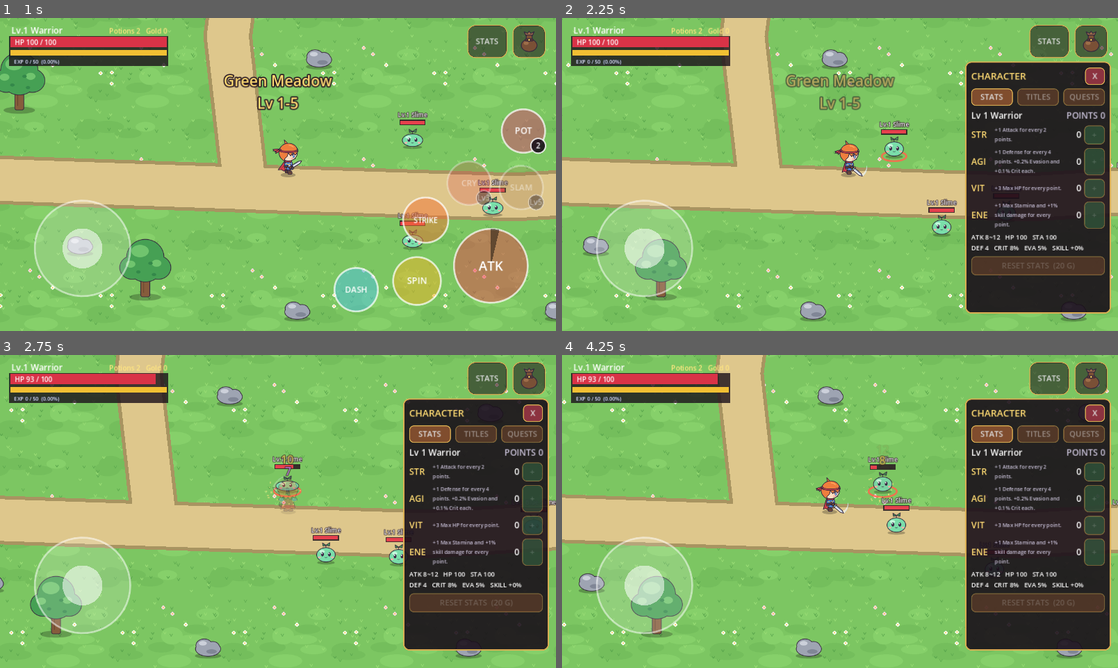
Above: before the commit, frames 1-4 (two rows, left to right).
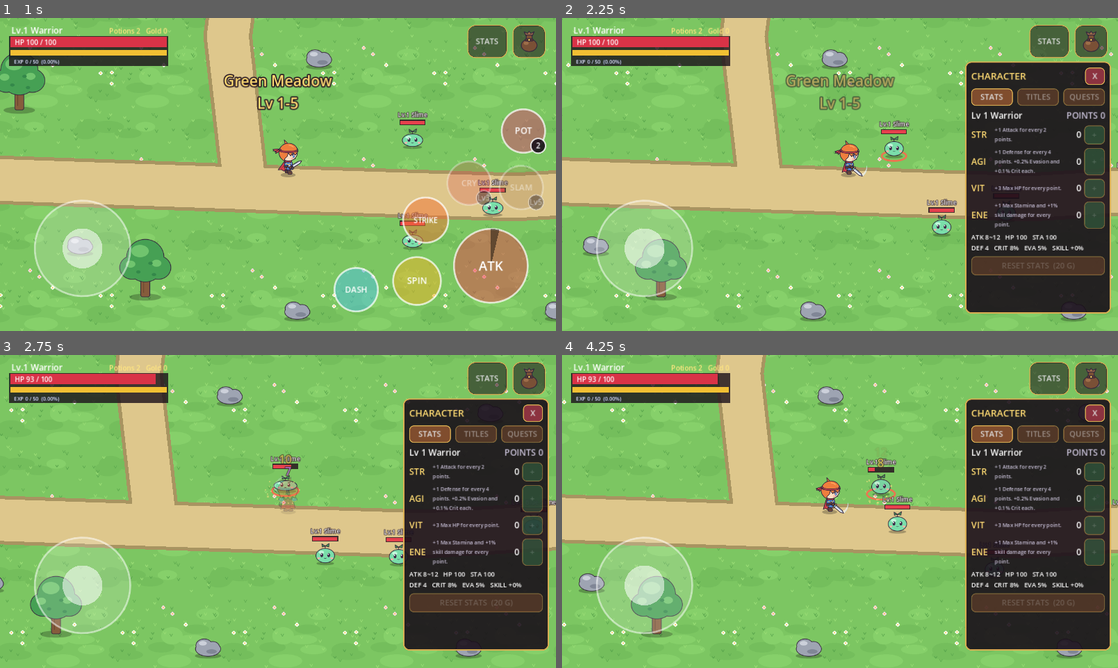
Above: after the commit, the same moments.

Repository: lepri17/fantasy-mmorpg
Game: Godot game, scene res://scenes/main.tscn
The game is run twice, just before and just after one commit, with the same random seed, the same clock (stepped at 60 frames per second) and the same inputs.
Inputs (mouse positions are in pixels of both pictures, inside the frame that each line leads up to):
- Up to frame 1 (1 s): move the mouse to (400, 158) at 0.52 s; hold D (move_right) from 0.53 s (still down); hold Space (attack) from 0.53 s (still down); click (400, 158) at 0.67 s
- Up to frame 2 (2.25 s): release D (move_right) at 1.25 s; release Space (attack) at 1.25 s; drag from (728, 190) to (812, 237) at 1.27 s; move the mouse to (895, 105) at 2.02 s; hold D (move_right) from 2.03 s (still down); hold Space (attack) from 2.03 s (still down); tap C (character) at 2.1 s
- Up to frame 3 (2.75 s): keep holding D (move_right); keep holding Space (attack)
- Up to frame 4 (4.25 s): release D (move_right) at 2.75 s; release Space (attack) at 2.75 s; drag from (812, 574) to (673, 464) at 2.77 s; move the mouse to (1006, 558) at 3.52 s; hold A (move_left) from 3.53 s (still down); hold Space (attack) from 3.53 s (still down); tap T (talk) at 3.6 s

Frame 1 is identical in both runs. In frame 2, 0.1% of the frame differs, in the area x 57-63%, y 32-46%; in frame 3, 0.6%; in frame 4, 0.8%, in the area x 53-64%, y 32-58%.

Commit message:
Stage 6C1: Spore Shroom (ranged), projectiles, monster pathfinding
- C7: the Spore Shroom keeps its distance and shoots spores that fly in a
  straight line. They stop at trees and rocks, defense and evasion count,
  and half of them poison (poison finally has a source). Three grow in
  Mossy Woods. New art: cap, stem face, puffing attack, a spore cloud when
  it dies.
- Q1: every map with monsters bakes a navigation mesh around its trees
  and rocks, and monsters steer along it with a NavigationAgent2D (going
  straight while no path is ready).
- Monster art can come from monsters.json ("frames"); the SpriteFrames
  writer in the generator is shared by slime and shroom.

Co-Authored-By: Claude Opus 5.5 <noreply@anthropic.com>
Claude-Session: https://claude.ai/code/session_017mrmjVddk55zTg5TUzkK7p

Diff:
--- /dev/null
+++ b/client/assets/monsters/shroom/shroom_frames.tres
@@ -0,0 +1,70 @@
+[gd_resource type="SpriteFrames" load_steps=9 format=3]
+
+[ext_resource type="Texture2D" path="res://assets/monsters/shroom/shroom.png" id="1_sheet"]
+
+[sub_resource type="AtlasTexture" id="frame_0"]
+atlas = ExtResource("1_sheet")
+region = Rect2(0, 0, 64, 64)
+
+[sub_resource type="AtlasTexture" id="frame_1"]
+atlas = ExtResource("1_sheet")
+region = Rect2(64, 0, 64, 64)
+
+[sub_resource type="AtlasTexture" id="frame_2"]
+atlas = ExtResource("1_sheet")
+region = Rect2(128, 0, 64, 64)
+
+[sub_resource type="AtlasTexture" id="frame_3"]
+atlas = ExtResource("1_sheet")
+region = Rect2(192, 0, 64, 64)
+
+[sub_resource type="AtlasTexture" id="frame_4"]
+atlas = ExtResource("1_sheet")
+region = Rect2(256, 0, 64, 64)
+
+[sub_resource type="AtlasTexture" id="frame_5"]
+atlas = ExtResource("1_sheet")
+region = Rect2(320, 0, 64, 64)
+
+[sub_resource type="AtlasTexture" id="frame_6"]
+atlas = ExtResource("1_sheet")
+region = Rect2(384, 0, 64, 64)
+
+[resource]
+animations = [{
+"frames": [{
+"duration": 1.0,
+"texture": SubResource("frame_0")
+}, {
+"duration": 1.0,
+"texture": SubResource("frame_1")
+}],
+"loop": true,
+"name": &"idle",
+"speed": 3.0
+}, {
+"frames": [{
+"duration": 1.0,
+"texture": SubResource("frame_2")
+}, {
+"duration": 1.0,
+"texture": SubResource("frame_3")
+}],
+"loop": false,
+"name": &"attack",
+"speed": 8.0
+}, {
+"frames": [{
+"duration": 1.0,
+"texture": SubResource("frame_4")
+}, {
+"duration": 1.0,
+"texture": SubResource("frame_5")
+}, {
+"duration": 1.0,
+"texture": SubResource("frame_6")
+}],
+"loop": false,
+"name": &"die",
+"speed": 8.0
+}]
--- a/client/data/maps.json
+++ b/client/data/maps.json
@@ -538,6 +538,30 @@
           ],
           "to": "field",
           "spawn": "east"
+        },
+        {
+          "type": "monster",
+          "id": "spore_shroom",
+          "pos": [
+            1900,
+            700
+          ]
+        },
+        {
+          "type": "monster",
+          "id": "spore_shroom",
+          "pos": [
+            1200,
+            1250
+          ]
+        },
+        {
+          "type": "monster",
+          "id": "spore_shroom",
+          "pos": [
+            2300,
+            420
+          ]
         }
       ],
       "teleport_price": 40
--- a/client/data/monsters.json
+++ b/client/data/monsters.json
@@ -134,5 +134,67 @@
         "crimson_sword"
       ]
     }
+  },
+  "spore_shroom": {
+    "name": "Spore Shroom",
+    "level": 4,
+    "max_hp": 70,
+    "move_speed": 55,
+    "detect_radius": 340,
+    "attack_range": 260,
+    "attack_damage": 14,
+    "attack_cooldown": 2.0,
+    "respawn_seconds": 6,
+    "xp": 55,
+    "gold": [
+      4,
+      10
+    ],
+    "drops": [
+      {
+        "item": "blue_potion",
+        "chance": 0.2
+      },
+      {
+        "item": "ember_stone",
+        "chance": 0.06
+      }
+    ],
+    "defense": 1,
+    "evasion": 0.05,
+    "tint": [
+      1,
+      1,
+      1,
+      1
+    ],
+    "frames": "res://assets/monsters/shroom/shroom_frames.tres",
+    "ranged": {
+      "keep_distance": 170,
+      "projectile_speed": 280,
+      "on_hit": {
+        "status": "poison",
+        "chance": 0.5,
+        "seconds": 3.0,
+        "value": 4.0
+      }
+    },
+    "gear_drops": {
+      "chance": 0.05,
+      "items": [
+        "red_headband",
+        "training_sword",
+        "leather_gloves",
+        "red_cape",
+        "blue_plate",
+        "leather_boots",
+        "verdant_headband",
+        "verdant_cape",
+        "verdant_gloves",
+        "verdant_boots",
+        "crimson_plate",
+        "crimson_sword"
+      ]
+    }
   }
 }
--- /dev/null
+++ b/client/scripts/combat/projectile.gd
@@ -0,0 +1,68 @@
+extends Area2D
+## A shot flying in a straight line (a Spore Shroom's spore). It hits the
+## warrior (defense and evasion count, and it may carry a status, such as
+## poison), stops at trees and rocks, and is gone after a while. It touches
+## things at the ground line and is drawn a little higher, at body height.
+
+const CombatRules := preload("res://scripts/combat/combat_rules.gd")
+const FloatingText := preload("res://scripts/ui/floating_text.gd")
+const HEIGHT := 22.0
+const MISS_COLOR := Color(0.8, 0.85, 0.95)
+
+var direction: Vector2 = Vector2.RIGHT
+var speed: float = 260.0
+var damage: int = 10
+## {"status", "chance", "seconds", "value"}, or {}.
+var on_hit: Dictionary = {}
+var radius: float = 9.0
+var color: Color = Color(0.7, 0.92, 0.45)
+var lifetime: float = 2.2
+
+
+func _ready() -> void:
+	add_to_group("projectiles")
+	var circle := CircleShape2D.new()
+	circle.radius = radius
+	var shape := CollisionShape2D.new()
+	shape.shape = circle
+	add_child(shape)
+	body_entered.connect(_on_body_entered)
+
+
+func _physics_process(delta: float) -> void:
+	position += direction * speed * delta
+	lifetime -= delta
+	if lifetime <= 0.0:
+		queue_free()
+
+
+func _draw() -> void:
+	var middle := Vector2(0.0, -HEIGHT)
+	draw_circle(middle, radius + 4.0, Color(color.r, color.g, color.b, 0.3))
+	draw_circle(middle, radius, color)
+	draw_circle(middle + Vector2(-2.5, -2.5), radius * 0.35, Color(1, 1, 1, 0.8))
+
+
+func _on_body_entered(body: Node) -> void:
+	if is_queued_for_deletion():
+		return
+	if body.is_in_group("player"):
+		_hit(body)
+		queue_free()
+	elif body.is_in_group("obstacles"):
+		queue_free()
+
+
+func _hit(target: Node) -> void:
+	if target.get("is_dead"):
+		return
+	var stats = target.get("stats")
+	var hit: Dictionary = CombatRules.resolve_hit(damage, 0.0, stats.defense(), stats.evasion())
+	if hit["miss"]:
+		FloatingText.spawn(target, "MISS", MISS_COLOR, 100.0, 22)
+		return
+	target.call("take_damage", hit["damage"])
+	if not on_hit.is_empty() and randf() < float(on_hit.get("chance", 1.0)):
+		target.call(
+			"apply_status", on_hit["status"], float(on_hit["seconds"]), float(on_hit.get("value", 0.0))
+		)
--- a/client/scripts/enemies/slime.gd
+++ b/client/scripts/enemies/slime.gd
@@ -15,6 +15,9 @@
 const MISS_COLOR := Color(0.8, 0.85, 0.95)
 const PICKUP_SCENE := preload("res://scenes/items/pickup.tscn")
 const ItemDb := preload("res://scripts/items/item_db.gd")
+const Projectile := preload("res://scripts/combat/projectile.gd")
+## How often the path to a moving target is worked out again.
+const PATH_REFRESH_SECONDS := 0.25
 
 const KNOCKBACK_SPEED := 240.0
 const KNOCKBACK_DECAY := 1400.0
@@ -51,6 +54,8 @@
 var drops: Array = []
 ## {"chance", "items"}: gear that can drop, with a random rarity.
 var gear_drops: Dictionary = {}
+## Shoots from afar instead of biting, or {}: {"keep_distance", "projectile_speed", "on_hit"}.
+var ranged: Dictionary = {}
 ## Status put on the warrior by a landed hit, or {}: {"status", "chance", "seconds", "value"}.
 var on_hit: Dictionary = {}
 ## A telegraphed slam instead of every Nth attack, or {}:
@@ -79,6 +84,8 @@
 var _attack_count: int = 0
 var _casting_left: float = 0.0
 var _glow: Tween = null
+var _agent: NavigationAgent2D = null
+var _path_refresh: float = 0.0
 
 @onready var _sprite: AnimatedSprite2D = $Sprite
 @onready var _collision: CollisionShape2D = $Collision
@@ -87,6 +94,11 @@
 
 func _ready() -> void:
 	add_to_group("enemies")
+	_agent = NavigationAgent2D.new()
+	_agent.path_desired_distance = 10.0
+	_agent.target_desired_distance = 8.0
+	_agent.radius = 16.0
+	add_child(_agent)
 	_load_monster_data()
 	_roll_elite()
 	hp = max_hp
@@ -116,10 +128,12 @@
 	elif target == null:
 		movement = _wander(delta)
 	else:
-		var to_target: Vector2 = target.global_position - global_position
-		var distance: float = to_target.length()
-		if distance > attack_range:
-			movement = to_target / distance * move_speed * statuses.speed_factor()
+		var distance: float = global_position.distance_to(target.global_position)
+		if not ranged.is_empty():
+			movement = _ranged_movement(target, distance, delta)
+		elif distance > attack_range:
+			var speed: float = move_speed * statuses.speed_factor()
+			movement = _steer_to(target.global_position, delta) * speed
 		elif _attack_ready_in == 0.0:
 			_attack(target)
 
@@ -190,6 +204,44 @@
 			best = attacker
 			best_threat = int(_threat[attacker])
 	return best
+
+
+## Q1: the way to walk to reach a point, along the map's navigation path around
+## trees and rocks (game_map.gd bakes it), or straight there while there is none.
+func _steer_to(point: Vector2, delta: float) -> Vector2:
+	_path_refresh -= delta
+	if _path_refresh <= 0.0:
+		_path_refresh = PATH_REFRESH_SECONDS
+		_agent.target_position = point
+	var next: Vector2 = _agent.get_next_path_position()
+	if _agent.is_navigation_finished() or next.distance_to(global_position) < 1.0:
+		return global_position.direction_to(point)
+	return global_position.direction_to(next)
+
+
+## C7: a ranged monster keeps its distance. It comes closer when out of range,
+## backs off when the warrior gets too near, and shoots whenever it can.
+func _ranged_movement(target: Node2D, distance: float, delta: float) -> Vector2:
+	var speed: float = move_speed * statuses.speed_factor()
+	if distance <= attack_range and _attack_ready_in == 0.0:
+		_shoot(target)
+	if distance > attack_range:
+		return _steer_to(target.global_position, delta) * speed
+	if distance < float(ranged.get("keep_distance", 0.0)):
+		return target.global_position.direction_to(global_position) * speed
+	return Vector2.ZERO
+
+
+func _shoot(target: Node2D) -> void:
+	_attack_ready_in = attack_cooldown
+	_sprite.play("attack")
+	var shot: Area2D = Projectile.new()
+	shot.position = position
+	shot.direction = global_position.direction_to(target.global_position)
+	shot.speed = float(ranged.get("projectile_speed", 260.0))
+	shot.damage = attack_damage
+	shot.on_hit = ranged.get("on_hit", {})
+	get_parent().add_child(shot)
 
 
 ## Slow, aimless walking around the spawn point. Returns the velocity to use.
@@ -358,6 +410,9 @@
 	gold_max = int(data["gold"][1])
 	drops = data.get("drops", [])
 	gear_drops = data.get("gear_drops", {})
+	ranged = data.get("ranged", {})
+	if data.has("frames"):
+		_sprite.sprite_frames = load(data["frames"])
 	on_hit = data.get("on_hit", {})
 	special = data.get("special", {})
 	var rgba: Array = data.get("tint", [1, 1, 1, 1])
--- a/client/scripts/maps/game_map.gd
+++ b/client/scripts/maps/game_map.gd
@@ -14,6 +14,8 @@
 	"portal": preload("res://scenes/maps/portal.tscn"),
 	"npc": preload("res://scenes/maps/npc.tscn"),
 }
+## Monsters keep this far from trees and rocks when they find their way.
+const NAV_AGENT_RADIUS := 18.0
 ## How far inside the map's edge the invisible walls stand: left, top, right, bottom.
 const EDGE_MARGINS := [24.0, 80.0, 24.0, 20.0]
 
@@ -33,6 +35,8 @@
 		_add_edges()
 	for thing in data.get("objects", []):
 		_add_object(thing)
+	if not is_safe():
+		call_deferred("_bake_navigation")
 
 
 ## The map's size in pixels.
@@ -78,6 +82,31 @@
 	add_child(node)
 
 
+## Q1: a navigation mesh over the map that leaves out trees and rocks (the
+## "obstacles" group), so monsters walk around them instead of into them.
+func _bake_navigation() -> void:
+	var size: Vector2 = map_size()
+	var left: float = EDGE_MARGINS[0]
+	var top: float = EDGE_MARGINS[1]
+	var right: float = size.x - EDGE_MARGINS[2]
+	var bottom: float = size.y - EDGE_MARGINS[3]
+	var polygon := NavigationPolygon.new()
+	polygon.add_outline(
+		PackedVector2Array(
+			[Vector2(left, top), Vector2(right, top), Vector2(right, bottom), Vector2(left, bottom)]
+		)
+	)
+	polygon.agent_radius = NAV_AGENT_RADIUS
+	polygon.parsed_geometry_type = NavigationPolygon.PARSED_GEOMETRY_STATIC_COLLIDERS
+	polygon.source_geometry_mode = NavigationPolygon.SOURCE_GEOMETRY_GROUPS_WITH_CHILDREN
+	polygon.source_geometry_group_name = &"obstacles"
+	var region := NavigationRegion2D.new()
+	region.name = "Navigation"
+	region.navigation_polygon = polygon
+	add_child(region)
+	region.bake_navigation_polygon(false)
+
+
 ## Invisible walls just inside the edges, like the meadow's WorldBounds.
 func _add_edges() -> void:
 	var size: Vector2 = map_size()
--- a/client/tests/smoke_test.gd
+++ b/client/tests/smoke_test.gd
@@ -46,6 +46,19 @@
 		"blue slimes take their numbers from monsters.json"
 	)
 	var enemies: Array = get_nodes_in_group("enemies")
+	var meadow_navigation = main.map.get_node_or_null("Navigation")
+	_check(
+		meadow_navigation != null and meadow_navigation.navigation_polygon.get_polygon_count() > 0,
+		"the meadow has a navigation mesh"
+	)
+	if meadow_navigation != null:
+		var around_tree: PackedVector2Array = NavigationServer2D.map_get_path(
+			meadow_navigation.get_navigation_map(), Vector2(300, 220), Vector2(300, 380), true
+		)
+		_check(
+			around_tree.size() >= 3,
+			"a path past a tree goes around it (%d points)" % around_tree.size()
+		)
 	_check(enemies.size() == 6, "six slimes on the map (found %d)" % enemies.size())
 	for enemy in enemies:
 		enemy.evasion = 0.0  # no random misses in the checks below
@@ -743,7 +756,12 @@
 	main.change_map("forest", "west")
 	await _frames(3)
 	_check(
-		main.map.map_id == "forest" and get_nodes_in_group("enemies").size() == 5,
+		(
+			main.map.map_id == "forest"
+			and get_nodes_in_group("enemies").filter(
+				func(enemy): return enemy.monster_id == "blue_slime"
+			).size() == 5
+		),
 		"the forest has its own blue slimes"
 	)
 	player.take_damage(99999)
@@ -901,6 +919,24 @@
 		main.map.map_id == "forest" and player.stats.gold == 60,
 		"Tessa sends the warrior to the forest for 40 gold"
 	)
+	var forest_enemies: Array = get_nodes_in_group("enemies")
+	var shrooms: Array = forest_enemies.filter(func(enemy): return enemy.monster_id == "spore_shroom")
+	_check(shrooms.size() == 3, "three Spore Shrooms grow in the forest")
+	if not shrooms.is_empty():
+		_freeze(forest_enemies, true)
+		shrooms[0].set_physics_process(true)
+		player.hp = player.max_hp
+		player.set("_invincible_left", 0.0)
+		player.global_position = shrooms[0].global_position + Vector2(-210, 0)
+		var hp_before_spores: int = player.hp
+		var saw_spore := false
+		for _i in 240:
+			await _frames(1)
+			saw_spore = saw_spore or not get_nodes_in_group("projectiles").is_empty()
+			if player.hp < hp_before_spores:
+				break
+		_check(saw_spore, "a Spore Shroom shoots spores")
+		_check(player.hp < hp_before_spores, "a spore hits the warrior (hp %d)" % player.hp)
 
 	_remove_test_save()
 	root.remove_child(main)
Binary file added: client/assets/monsters/shroom/shroom.png
